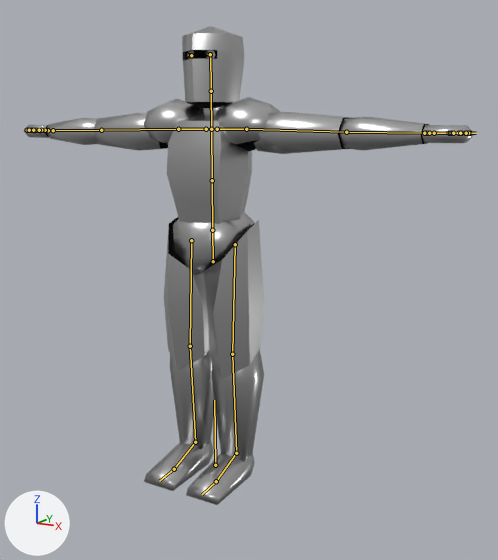
The Blender file assets/blends/knight.blend, before and after one commit.
The view is the same before and after, from a 50 mm lens placed at (1.74, -2.7, 1.69), pointed at (0.25, -0.09, 1.01). The axes (+X, +Y, +Z) are drawn at lower left. The lights are the same throughout. The bones that bend it are drawn over the model as lines.
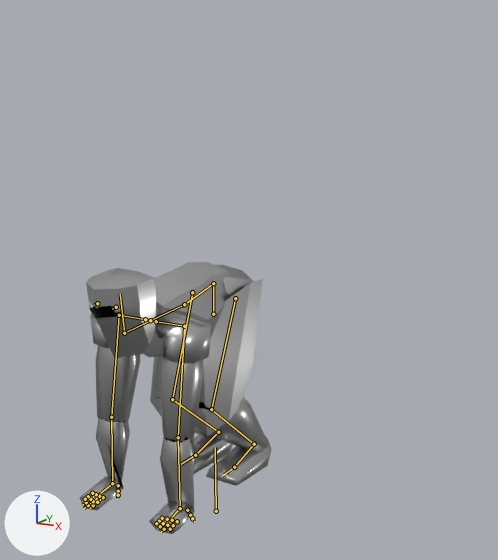
The newer file adds an action. The first version stands in its rest pose; the second is drawn at frame 120 of the action 'tf'.

The edits, one by one:
Bone 'root' (bone_root) moves from (0.0, 0.0, 0.0) to (0.0, -0.257, 0.0).
Bone 'spine' (bone_spine) turns from (0, 0, 0) to (3, 2, -104) degrees about its own x, y and z.
Bone 'chest' (bone_chest) turns from (0, 0, 0) to (0, 0, 9) degrees about its own x, y and z.
Bone 'neck' (bone_neck) turns from (0, 0, 0) to (-1, -2, 0) degrees about its own x, y and z.
Bone 'head' (bone_head) turns from (0, 0, 0) to (0, 0, 88) degrees about its own x, y and z.
Bone 'upper_arm.L' (bone_upper_arm_l) turns from (0, 0, 0) to (40, -71, -129) degrees about its own x, y and z.
Bone 'lower_arm.L' (bone_lower_arm_l) turns from (0, 0, 0) to (25, -98, -17) degrees about its own x, y and z.
Bone 'hand.L' (bone_hand_l) turns from (0, 0, 0) to (-91, -18, 0) degrees about its own x, y and z.
Bone 'upper_arm.R' (bone_upper_arm_r) turns from (0, 0, 0) to (24, 62, 107) degrees about its own x, y and z.
Bone 'lower_arm.R' (bone_lower_arm_r) turns from (0, 0, 0) to (-4, 0, -5) degrees about its own x, y and z.
Bone 'hand.R' (bone_hand_r) turns from (0, 0, 0) to (72, -62, 8) degrees about its own x, y and z.
Bone 'upper_leg.L' (bone_upper_leg_l) turns from (0, 0, 0) to (0, 0, -21) degrees about its own x, y and z.
Bone 'lower_leg.L' (bone_lower_leg_l) turns from (0, 0, 0) to (0, 0, 67) degrees about its own x, y and z.
Bone 'foot.L' (bone_foot_l) turns from (0, 0, 0) to (0, 0, -53) degrees about its own x, y and z.
Bone 'upper_leg.R' (bone_upper_leg_r) turns from (0, 0, 0) to (0, 0, 17) degrees about its own x, y and z.
Bone 'lower_leg.R' (bone_lower_leg_r) turns from (0, 0, 0) to (0, 0, -65) degrees about its own x, y and z.
Bone 'foot.R' (bone_foot_r) turns from (0, 0, 0) to (5, -2, 50) degrees about its own x, y and z.

Boxes (x1, y1, x2, y2) around the edits, measured in the pictures (498 x 560 px):
'Cylinder.006', posed (13% wider): before (164, 217, 264, 379); after (150, 279, 263, 437)
'Cylinder', posed: before (167, 115, 252, 224); after (143, 262, 231, 357)
'Cylinder.001', posed: before (93, 112, 353, 154); after (95, 343, 203, 443)
'Cylinder.004', posed (13% wider, 10% taller): before (182, 26, 244, 108); after (86, 268, 156, 358)
'Cylinder.009', posed: before (170, 349, 264, 462); after (157, 397, 269, 451)
'Cylinder.002', posed: before (45, 117, 429, 150); after (96, 418, 196, 510)
'Sphere', posed: before (144, 97, 280, 151); after (90, 308, 211, 364)
'Cube', posed: before (144, 441, 255, 505); after (193, 435, 272, 486)
'Cylinder.007', posed: before (173, 212, 254, 275); after (216, 265, 253, 296)
'Cylinder.003', posed (74% narrower, 211% taller): before (24, 125, 475, 143); after (80, 476, 195, 534)
'eyes', posed: before (187, 50, 216, 59); after (92, 304, 122, 313)
'Cylinder.005', posed (not visible afterwards): before (199, 106, 224, 115)
bone 'root', root to tip: before (215, 465) to (214, 400); after (216, 511) to (215, 447)
bone 'spine', root to tip: before (212, 230) to (212, 180); after (213, 283) to (184, 304)
bone 'chest', root to tip: before (212, 180) to (211, 129); after (184, 304) to (150, 320)
bone 'neck', root to tip: before (211, 129) to (211, 91); after (150, 320) to (124, 333)
bone 'head', root to tip: before (211, 91) to (210, 52); after (124, 333) to (120, 294)
bone 'upper_arm.L', root to tip: before (246, 129) to (346, 132); after (184, 326) to (178, 437)
bone 'lower_arm.L', root to tip: before (346, 132) to (427, 133); after (178, 437) to (180, 508)
bone 'hand.L', root to tip: before (427, 133) to (451, 133); after (180, 508) to (169, 519)
bone 'upper_arm.R', root to tip: before (178, 129) to (101, 130); after (119, 315) to (111, 417)
bone 'lower_arm.R', root to tip: before (101, 130) to (53, 130); after (111, 417) to (112, 483)
bone 'hand.R', root to tip: before (53, 130) to (40, 130); after (112, 483) to (97, 495)
bone 'upper_leg.L', root to tip: before (235, 244) to (232, 354); after (235, 298) to (211, 409)
bone 'lower_leg.L', root to tip: before (232, 354) to (236, 453); after (211, 409) to (254, 444)
bone 'foot.L', root to tip: before (236, 453) to (216, 481); after (254, 444) to (234, 467)
bone 'upper_leg.R', root to tip: before (191, 240) to (190, 346); after (192, 292) to (172, 399)
bone 'lower_leg.R', root to tip: before (190, 346) to (195, 442); after (172, 399) to (218, 432)
bone 'foot.R', root to tip: before (195, 442) to (174, 469); after (218, 432) to (195, 455)
